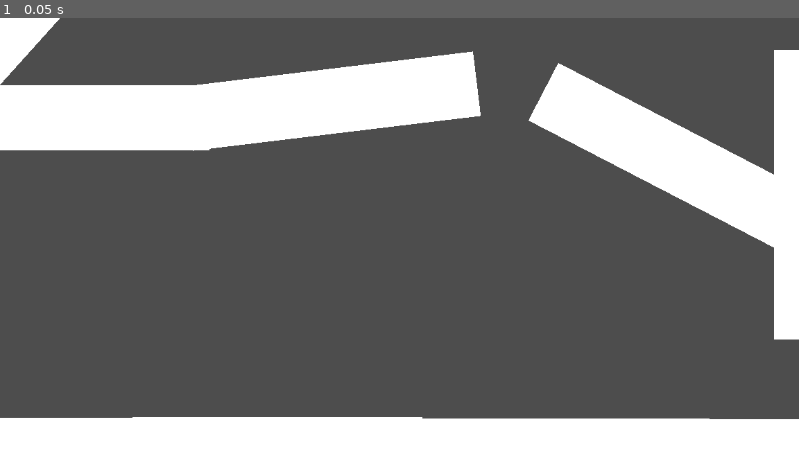
Above: before the commit, frame 1.
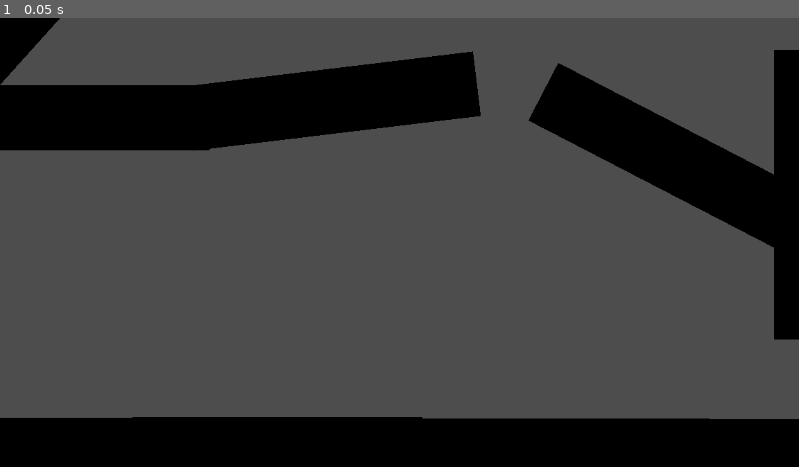
Above: after the commit, the same moment.

Repository: 6thAce/Lighting
Game: Godot game, scene res://scene.tscn
The game is run twice, just before and just after one commit, with the same random seed, the same clock (stepped at 60 frames per second) and the same inputs. The project has no main scene, so this scene is started directly. The engine's default icon, where the game draws it, is replaced by a stand-in: a white triangle on a blue panel in a dark square.
Inputs:
- Up to frame 1 (0.05 s): no input

The runs differ from the first frame. In frame 1, 27% of the frame differs, in the area x 0-100%, y 0-100%.

Commit message:
Lightpointer added

Diff:
--- a/scene.tscn
+++ b/scene.tscn
@@ -10,6 +10,11 @@
 
 [sub_resource type="OccluderPolygon2D" id="OccluderPolygon2D_3253y"]
 polygon = PackedVector2Array(760, 148, 804, 65, 1114, 226, 1115, 46, 1210, 47, 1211, 465, 1114, 465, 1116, 330)
+
+[sub_resource type="Gradient" id="Gradient_ulcgi"]
+
+[sub_resource type="GradientTexture2D" id="GradientTexture2D_nxogm"]
+gradient = SubResource("Gradient_ulcgi")
 
 [node name="Scene" type="Node2D"]
 
@@ -26,3 +31,11 @@
 
 [node name="LightOccluder2D3" type="LightOccluder2D" parent="LightOccluder"]
 occluder = SubResource("OccluderPolygon2D_3253y")
+
+[node name="PointLight2D" type="PointLight2D" parent="."]
+position = Vector2(470, 420)
+scale = Vector2(5.49582, 3.82708)
+blend_mode = 2
+shadow_enabled = true
+texture = SubResource("GradientTexture2D_nxogm")
+texture_scale = 4.33
--- a/tile.tscn
+++ b/tile.tscn
@@ -9,6 +9,7 @@
 [node name="tile" type="Node2D"]
 
 [node name="Sprite2D" type="Sprite2D" parent="."]
+modulate = Color(0, 0, 0, 1)
 position = Vector2(125, 2.28882e-05)
 scale = Vector2(418, 93.6586)
 texture = SubResource("CanvasTexture_vx4y2")
Not shown: 1 places in scene.tscn that only renumber resources
